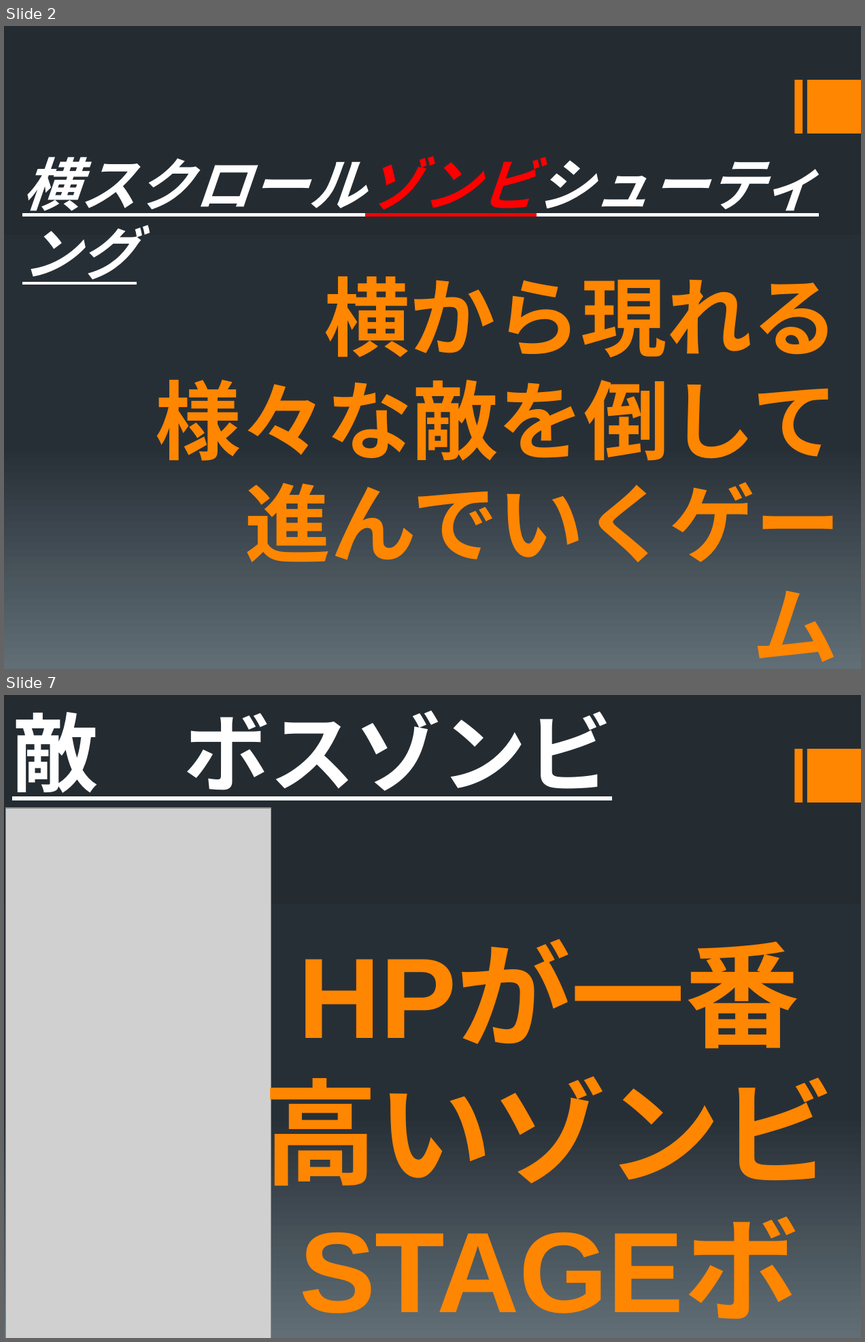
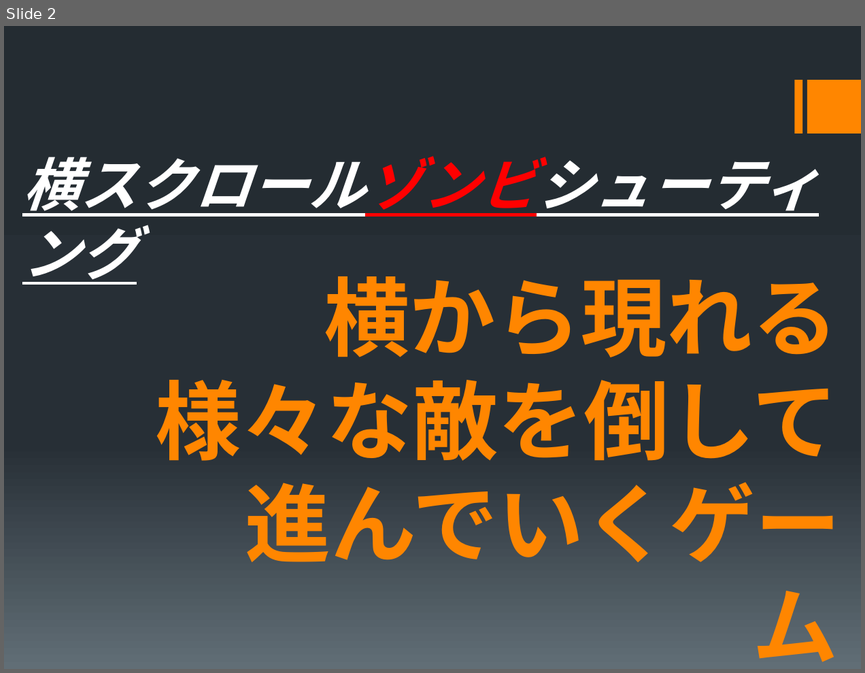
Before and after one commit to Shirayuki1850/-, a slide deck: 説明書.pptx. Shown one above the other, each under a label of ours: slides 2 and 7 before the commit, slide 2 after it; the slides between them are not shown. The pictures are 865x1342 and 865x673 pixels, drawn with LibreOffice and Linux fonts; fonts in the diff are those of the drawing; grey boxes stand for pictures. Boxes give left, top, right and bottom in pixels: in the first picture for what was removed or moved away, otherwise in the second. Text is boxed around its words. In the diff, an @@ line names an element or a change of style, - is before the commit and + after.

```diff
--- a/説明書.pptx
+++ b/説明書.pptx
@@ slide 7 removed at [4, 695, 861, 1338], background gradient #242C33 to #273037 to #636D76; not listed: 2 template elements that a slide beside it also shows @@
@@ text removed at [12, 711, 612, 800] @@
-敵 ボスゾンビ
@@ picture removed at [6, 808, 271, 1338] @@
@@ text removed at [263, 947, 834, 1202] @@
-HPが一番
-高いゾンビ
-STAGEボス
```
Also in this commit, not shown: 3 slides changed, 2 other slides removed, 43 other files.
